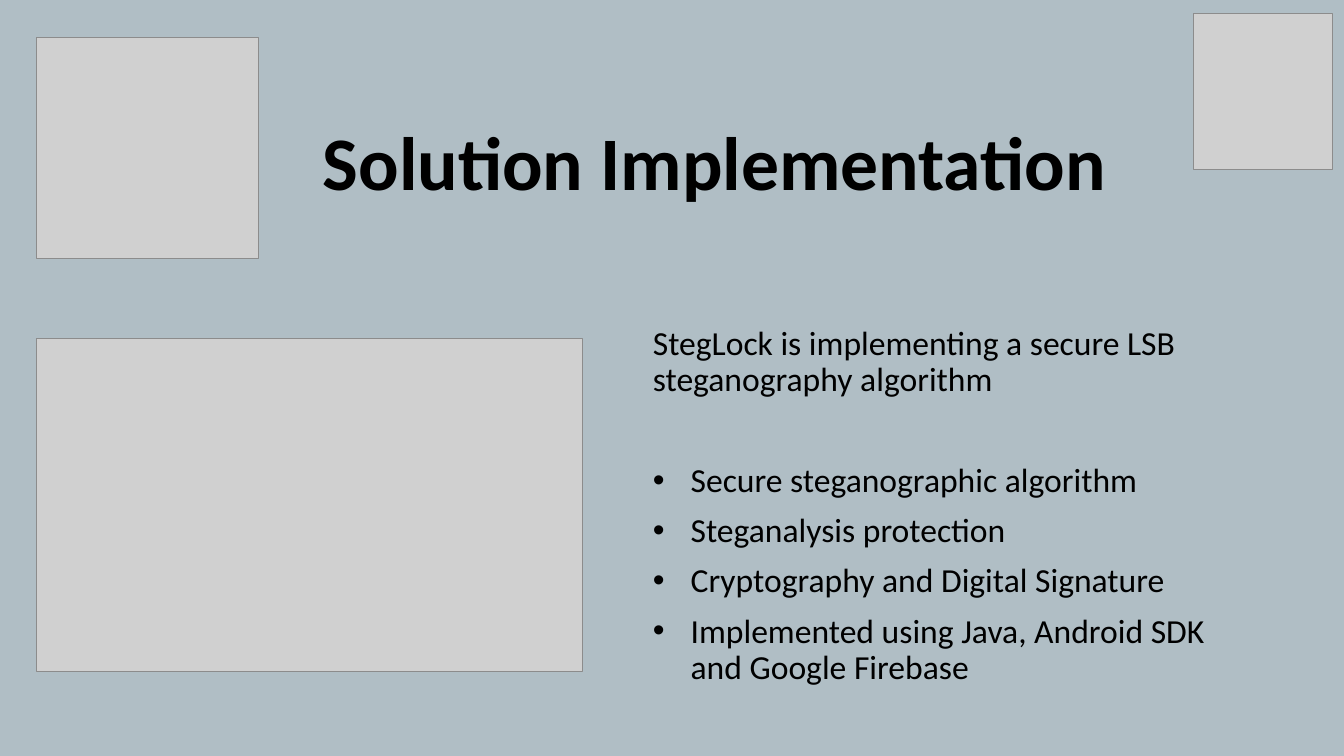
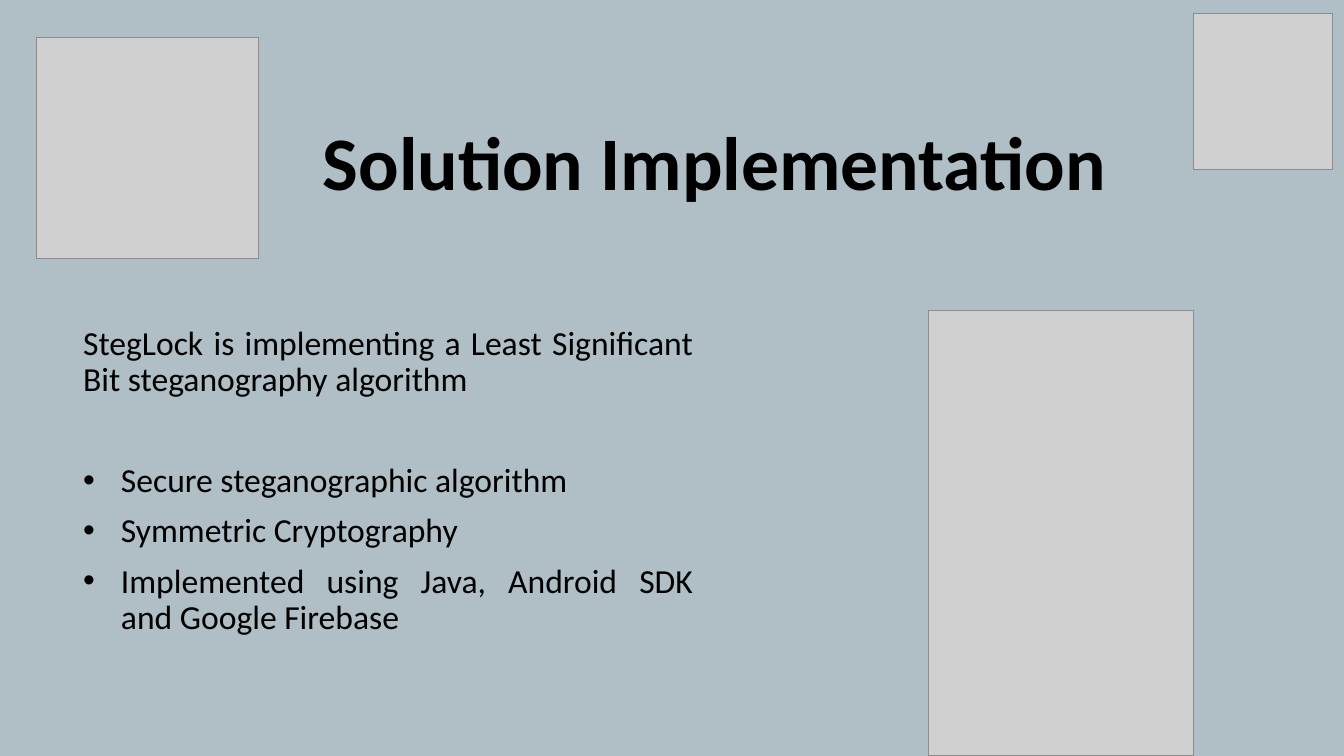
Before and after one commit to rraduionescu/DissertationPaper, a slide deck: slide 8 of 1_DissertationPaper/8_DISSERTATION_THESIS_Ionescu_Radu_Stefan_PRESENTATION.pptx (slide 6 before the commit). Drawn at 1344x756 pixels with LibreOffice and Linux fonts; fonts in the diff are those of the drawing; grey boxes stand for pictures. Boxes give left, top, right and bottom in pixels: in the first picture for what was removed or moved away, otherwise in the second. Text is boxed around its words. In the diff, an @@ line names an element or a change of style, - is before the commit and + after.

Commit message:
StegLock - DONE

```diff
--- a/1_DissertationPaper/8_DISSERTATION_THESIS_Ionescu_Radu_Stefan_PRESENTATION.pptx
+++ b/1_DissertationPaper/8_DISSERTATION_THESIS_Ionescu_Radu_Stefan_PRESENTATION.pptx
@@ subtitle "StegLock is implementing a Least ...": place and size @@
-subtitle "StegLock is implementing a Least ..." at [653, 331, 1205, 685]
+subtitle "StegLock is implementing a Least ..." at [83, 331, 693, 635]
@@ picture added at [929, 311, 1193, 756] @@
@@ picture removed at [36, 339, 583, 673] @@
@@ subtitle at [83, 331, 693, 397]: text changed @@
-StegLock is implementing a secure LSB steganography algorithm
+StegLock is implementing a Least Significant Bit steganography algorithm
@@ subtitle at [121, 468, 693, 635]: alignment left to justified @@
@@ subtitle at [121, 518, 458, 548]: text changed @@
-• Steganalysis protection
-• Cryptography and Digital Signature
+• Symmetric Cryptography
```
Also in this commit, not shown: 6 other slides changed, 5 slides added, 4 other files.
